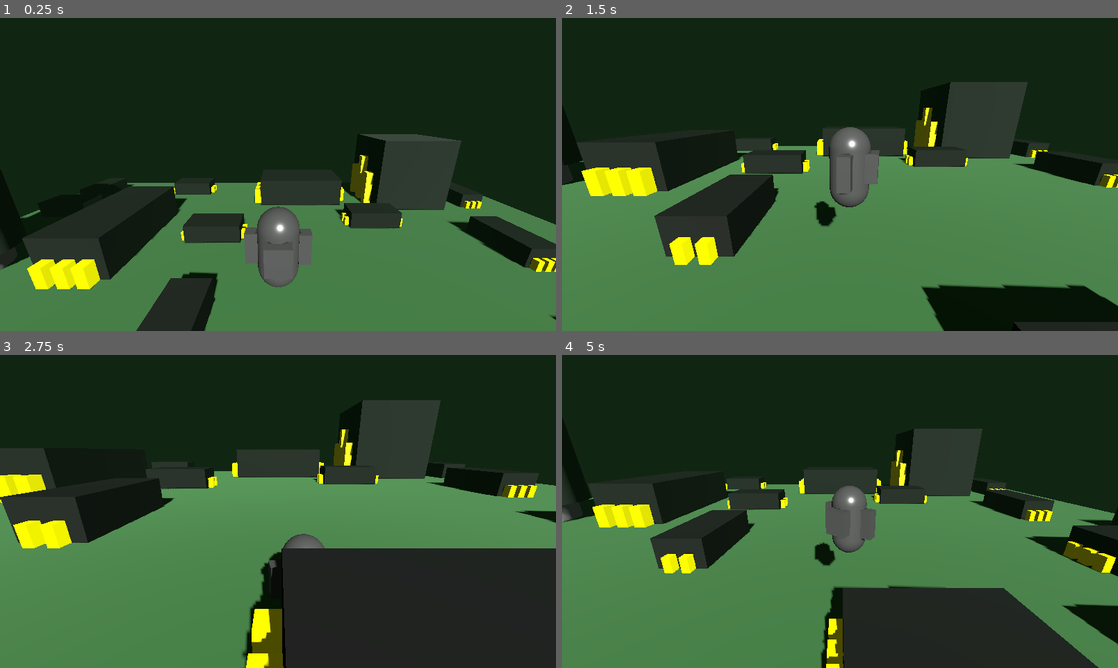
Above: before the commit, frames 1-4 (two rows, left to right).
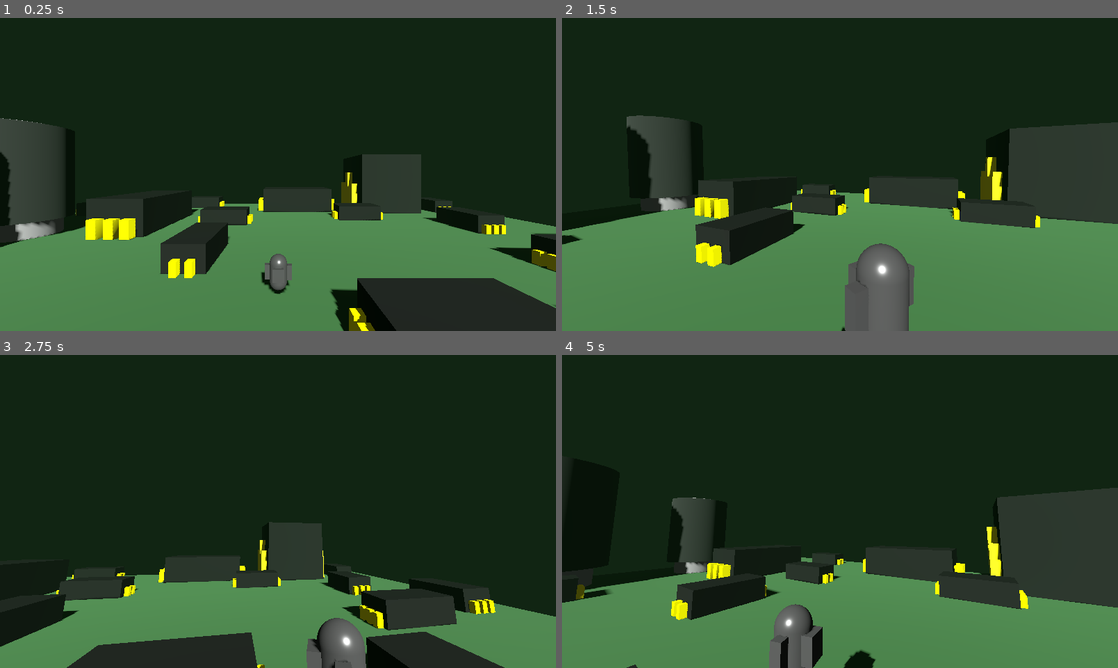
Above: after the commit, the same moments.

Repository: tutek1/DTLabs
Game: Godot game, scene res://3D/Debug/debug_3d_scene.tscn
Same seed, same stepped clock (60 frames per second), same inputs: the game is played once before the commit and once after it.
Inputs (mouse positions are in pixels of both pictures, inside the frame that each line leads up to):
- Up to frame 1 (0.25 s): no input
- Up to frame 2 (1.5 s): move the mouse to (962, 158) at 0.52 s; hold D (right) 0.53-1.28 s; tap Space (jump) at 0.6, 0.77, 1.07, 1.35 s; move the mouse to (728, 190) at 1.27 s; hold S (backward) from 1.28 s (still down)
- Up to frame 3 (2.75 s): tap Space (jump) at 1.52, 1.82, 2.1 s; move the mouse to (333, 442) at 2.02 s; release S (backward) at 2.03 s; hold D (right) from 2.03 s (still down)
- Up to frame 4 (5 s): move the mouse to (812, 574) at 2.77 s; release D (right) at 2.78 s; hold W (forward) 2.78-3.53 s; tap Space (jump) at 2.85, 3.02, 3.32, 3.6, 3.77, 4.07, 4.35, 4.52, 4.82 s; move the mouse to (1006, 558) at 3.52 s; hold A (left) from 3.53 s (still down); move the mouse to (673, 464) at 4.27 s

The runs differ from the first frame. In frame 1, 26% of the frame differs, in the area x 0-100%, y 32-100%; in frame 2, 35%; in frame 3, 47%, in the area x 0-100%, y 14-100%; in frame 4, 45%.

Commit message:
Lab 02 - draft done

Diff:
--- a/02_Player/template-done/3D/Camera/player_camera_3d.gd
+++ b/02_Player/template-done/3D/Camera/player_camera_3d.gd
@@ -1,12 +1,30 @@
-extends Camera3D
+extends Node3D
 
 @export var camera_target : Node3D
-@export var camera_offset : Vector3 = Vector3(0, 2, 5)
-@export var follow_speed : float = 2
+@export var camera_offset : Vector3 = Vector3(0, 1.5, 5)
+@export var follow_speed : float = 5
+@export var camera_sens : Vector2 = Vector2(0.04, 0.06)
+@export var camera_limit : Vector2 = Vector2(-60,60)
 
+@onready var camera_3d : Camera3D = $Camera3D
+
+
+func _ready() -> void:
+	Input.mouse_mode = Input.MOUSE_MODE_CAPTURED
 
 func _physics_process(delta : float) -> void:
 	_follow_target(delta)
 
+func _input(event : InputEvent) -> void:
+	if event is InputEventMouseMotion:
+		_rotate_camera(event.relative.x, event.relative.y)
+
 func _follow_target(delta : float) -> void:
-	position = lerp(position, camera_target.position + camera_offset, follow_speed * delta)
+	position = lerp(position, camera_target.position, follow_speed * delta)
+	camera_3d.position = camera_offset
+
+func _rotate_camera(x : float, y : float) -> void:
+	rotation_degrees.x -= y * camera_sens.x
+	rotation_degrees.y -= x * camera_sens.y
+
+	rotation_degrees.x = clamp(rotation_degrees.x, camera_limit.x, camera_limit.y)
--- a/02_Player/template-done/3D/Debug/debug_3d_scene.tscn
+++ b/02_Player/template-done/3D/Debug/debug_3d_scene.tscn
@@ -142,16 +142,20 @@
 [node name="Coil3" parent="Enviroment" instance=ExtResource("2_krwbd")]
 transform = Transform3D(1.5, 0, 0, 0, 1.5, 0, 0, 0, 1.5, -27.9056, 9.53008, 21.3321)
 
-[node name="Camera3D" type="Camera3D" parent="." node_paths=PackedStringArray("camera_target")]
-transform = Transform3D(1, 0, 0, 0, 0.958437, 0.285304, 0, -0.285304, 0.958437, 0, 14.1815, 3.69073)
+[node name="CameraPivot" type="Node3D" parent="." node_paths=PackedStringArray("camera_target")]
+transform = Transform3D(1, 0, 0, 0, 1, 0, 0, 0, 1, 0, 14.1815, 22.4002)
 script = ExtResource("4_krwbd")
 camera_target = NodePath("../Player")
 
-[node name="Player" type="CharacterBody3D" parent="."]
-transform = Transform3D(1, 0, 0, 0, 1, 0, 0, 0, 1, 0, 11.6969, 0)
+[node name="Camera3D" type="Camera3D" parent="CameraPivot"]
+
+[node name="Player" type="CharacterBody3D" parent="." node_paths=PackedStringArray("camera_pivot")]
+transform = Transform3D(1, 0, 0, 0, 1, 0, 0, 0, 1, 0, 2.29822, 0)
 script = ExtResource("3_hn7em")
+camera_pivot = NodePath("../CameraPivot")
+acceleration = 20.0
 gravity = -29.43
-jump_force = 15.0
+jump_force = 11.0
 
 [node name="MeshInstance3D" type="MeshInstance3D" parent="Player"]
 mesh = SubResource("CapsuleMesh_nqv4f")
--- a/02_Player/template-done/3D/Player/player_controller.gd
+++ b/02_Player/template-done/3D/Player/player_controller.gd
@@ -1,9 +1,16 @@
 extends CharacterBody3D
 
-@export var speed : float = 5
-@export var rotation_speed : float = 4
+@export var camera_pivot : Node3D
+
+@export var speed : float = 7
+@export var acceleration : float = 75
+@export var dampening : float = 10
+
+@export var rotation_speed : float = 8
 @export var gravity : float = -9.81
 @export var jump_force : float = 10
+
+var _has_double_jumped : bool = false
 
 func _ready() -> void:
 	pass
@@ -12,26 +19,40 @@
 	pass
 
 func _physics_process(delta : float) -> void:
-	_movement()
+	_movement(delta)
 	_rotate_player(delta)
 	_apply_gravity(delta)
 	_jump()
+	_double_jump()
 
 	move_and_slide()
 
 # Handles the horizontal movement of the player
-func _movement() -> void:
+func _movement(delta : float) -> void:
 	var x_axis : float = Input.get_axis("left", "right")
 	var z_axis : float = Input.get_axis("backward", "forward")
 
 	# Create a direction vector in the world coords and transforms it into player local coords
 	var direction : Vector3 = Vector3(x_axis, 0, -z_axis)
-	direction = basis * direction
+	direction = camera_pivot.basis * direction
+	direction.y = 0
 	direction = direction.normalized()
 
-	# Set the new velocity
-	velocity.x = direction.x * speed
-	velocity.z = direction.z * speed
+	# Add the new velocity
+	velocity.x += direction.x * delta * acceleration
+	velocity.z += direction.z * delta * acceleration
+
+	# Clamp max speed
+	var horizontal_velocity : Vector3 = Vector3(velocity.x, 0, velocity.z)
+	if horizontal_velocity.length() > speed:
+		horizontal_velocity = horizontal_velocity.normalized() * speed
+		velocity.x = horizontal_velocity.x
+		velocity.z = horizontal_velocity.z
+
+	# Dampening if not moving
+	if abs(z_axis) < 0.01 and abs(x_axis) < 0.01:
+		velocity.x *= 1 - dampening * delta
+		velocity.z *= 1 - dampening * delta
 
 # Rotates the player based on the direction they are moving on the Y-axis
 func _rotate_player(delta : float) -> void:
@@ -50,3 +71,18 @@
 	if not is_on_floor(): return
 
 	velocity.y = jump_force
+
+# Handles the double jump of the player, conditions, reset, and apply
+func _double_jump() -> void:
+	# Double jump reset when on ground
+	if is_on_floor():
+		_has_double_jumped = false
+		return
+
+	# Conditions
+	if _has_double_jumped: return
+	if not Input.is_action_just_pressed("jump"): return
+
+	# Jump
+	_has_double_jumped = true
+	velocity.y = jump_force
Not shown, added: 02_Player/img/CameraPivot.png
Not shown, added: 02_Player/img/ReferenceError.png
Not shown, changed: 02_Player/lab02.md
Not shown, added: 02_Player/vid/Third-personController.mkv
Not shown, added: 02_Player/vid/Velocity-basedPlayer.mkv
